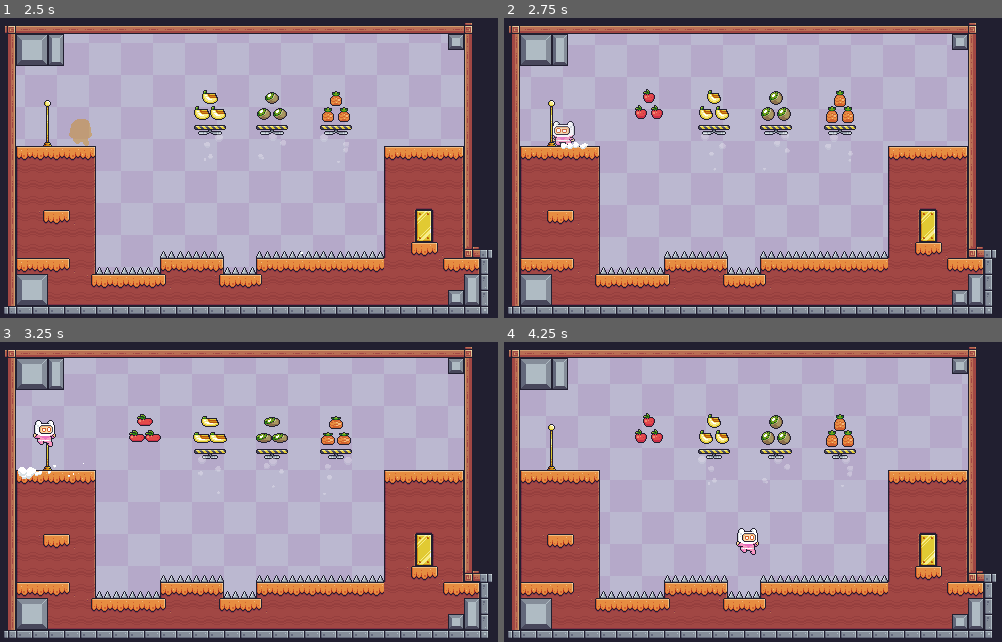
Above: before the commit, frames 1-4 (two rows, left to right).
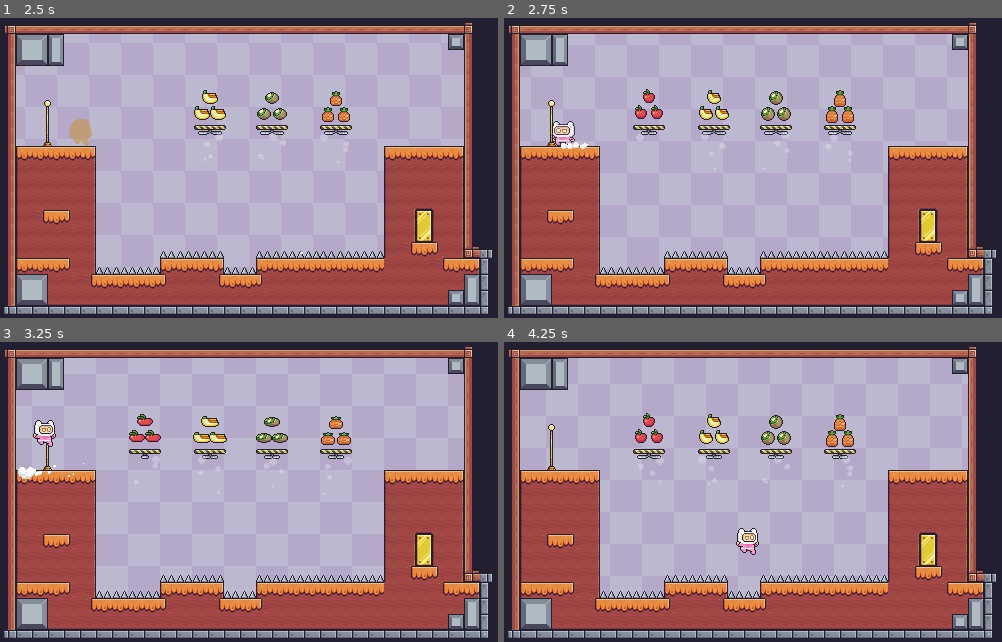
Above: after the commit, the same moments.

Repository: Javi-CD/godot4-platformer2D
Game: Godot game, scene res://src/scenes/levels/level_04/level_04.tscn
Two runs of this game, one before a commit and one after it. Both use one fixed random seed, a clock stepped at 60 frames per second and the inputs below. This scene is started directly instead of the project's main scene.
Inputs:
- Up to frame 1 (2.5 s): hold D (right) 0.53-2.03 s; tap Space (jump) at 0.77, 1.52 s; hold A (left) from 2.03 s (still down)
- Up to frame 2 (2.75 s): keep holding A (left)
- Up to frame 3 (3.25 s): release A (left) at 2.78 s; hold D (right) from 2.78 s (still down); tap Space (jump) at 3.02 s
- Up to frame 4 (4.25 s): keep holding D (right); tap Space (jump) at 3.77 s

Frame 1 is identical in both runs. In frame 2, 0.1% of the frame differs, in the area x 25-33%, y 35-39%; in frame 3, 0.1%; in frame 4, 0.2%.

Commit message:
feat(traps): reset falling platforms immediately when player respawns

Diff:
--- a/src/scenes/traps/falling_platform/falling_platform.gd
+++ b/src/scenes/traps/falling_platform/falling_platform.gd
@@ -137,10 +137,17 @@
 	collision_shape.set_deferred("disabled", true)
 
 
+func reset_platform() -> void:
+	_reset_to_idle()
+
+
 func _reset_to_idle() -> void:
 	_state = PlatformState.IDLE
 	_target_dip_y = 0.0
 	_current_dip_y = 0.0
+	_trigger_timer = 0.0
+	_off_timer = 0.0
+	_reset_timer = 0.0
 	global_position = _initial_position
 
 	animated_sprite.offset = Vector2.ZERO
--- a/src/scripts/level/level.gd
+++ b/src/scripts/level/level.gd
@@ -17,11 +17,13 @@
 var _collected_fruits := 0
 var _is_completed := false
 var _fruits: Array[Area2D] = []
+var _resettable_traps: Array[Node] = []
 var _is_waiting_for_player_exit := false
 
 
 func _ready() -> void:
 	_setup_fruits()
+	_setup_resettable_traps()
 	_update_exit_state()
 
 	if exit_flag != null and exit_flag.has_signal("player_entered"):
@@ -68,6 +70,26 @@
 		fruits.append_array(_find_fruits(child))
 
 	return fruits
+
+
+func _setup_resettable_traps() -> void:
+	_resettable_traps.clear()
+	_resettable_traps = _find_resettable_traps(self)
+
+
+func _find_resettable_traps(root: Node) -> Array[Node]:
+	var traps: Array[Node] = []
+
+	if root == null:
+		return traps
+
+	for child in root.get_children():
+		if child.has_method("reset_platform"):
+			traps.append(child)
+
+		traps.append_array(_find_resettable_traps(child))
+
+	return traps
 
 
 func _on_fruit_collected(_fruit_type: StringName) -> void:
@@ -122,6 +144,7 @@
 
 func _on_player_respawned() -> void:
 	_reset_level_collectables()
+	_reset_level_traps()
 	_collected_fruits = 0
 	_is_completed = false
 	_is_waiting_for_player_exit = false
@@ -132,3 +155,9 @@
 	for fruit in _fruits:
 		if fruit.has_method("reset_fruit"):
 			fruit.reset_fruit()
+
+
+func _reset_level_traps() -> void:
+	for trap in _resettable_traps:
+		if trap.has_method("reset_platform"):
+			trap.reset_platform()
